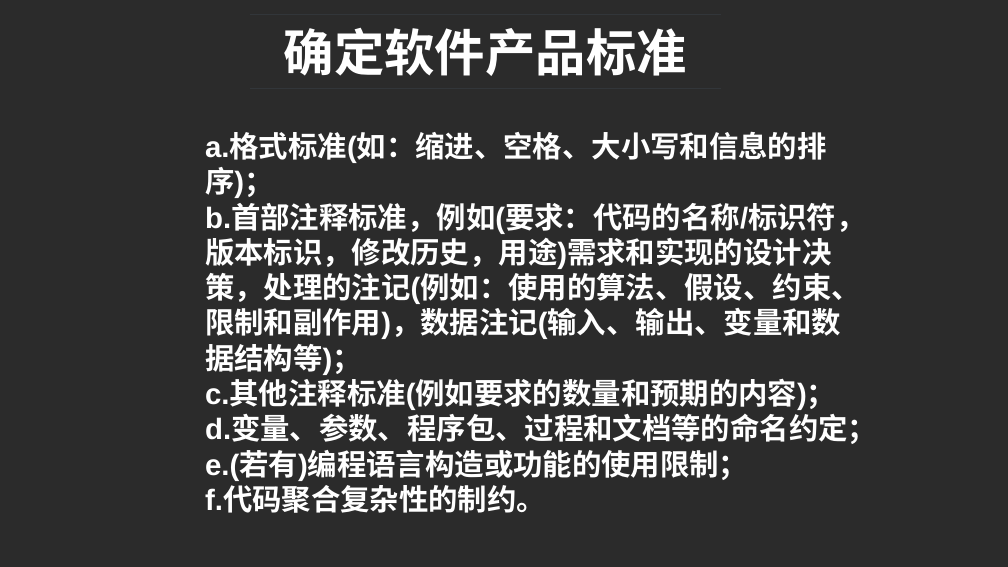
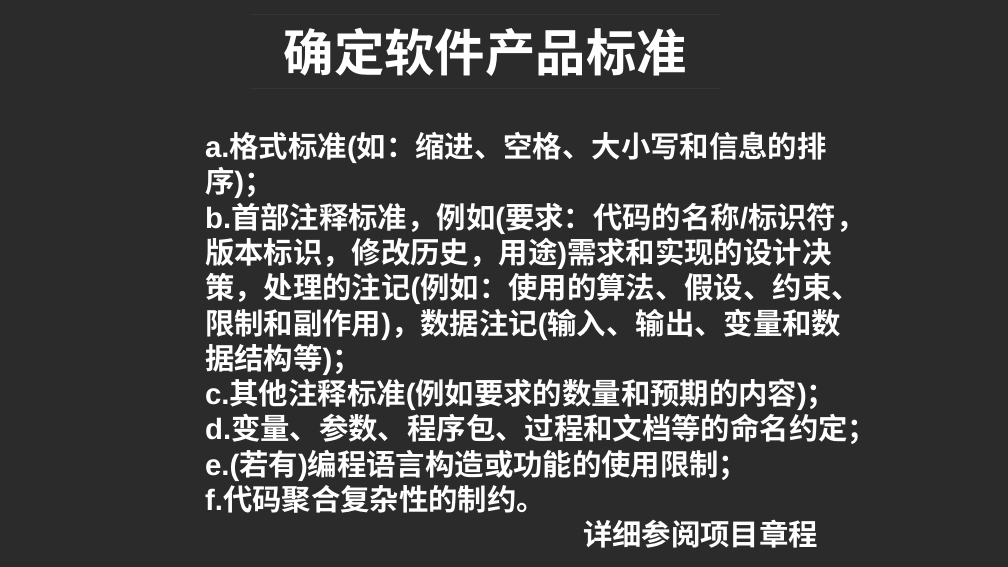
Before and after one commit to tmaczjj/2017work, a slide deck: slide 19 of week5/ppt文档/[prd-03,31501311]项目计划ppt.pptx. Drawn at 1008x567 pixels with LibreOffice and Linux fonts; fonts in the diff are those of the drawing; background and template pictures are left out; a plain dark background stands for a picture behind light text. Boxes give left, top, right and bottom in pixels: in the first picture for what was removed or moved away, otherwise in the second. Text is boxed around its words. In the diff, an @@ line names an element or a change of style, - is before the commit and + after.

```diff
--- a/week5/ppt文档/[prd-03,31501311]项目计划ppt.pptx
+++ b/week5/ppt文档/[prd-03,31501311]项目计划ppt.pptx
@@ text at (x1=583, y1=519, x2=818, y2=548): paragraph added @@
+详细参阅项目章程
```
Also in this commit, not shown: 4 other slides changed, 3 slides added, 3 slides removed, 6 other files.
